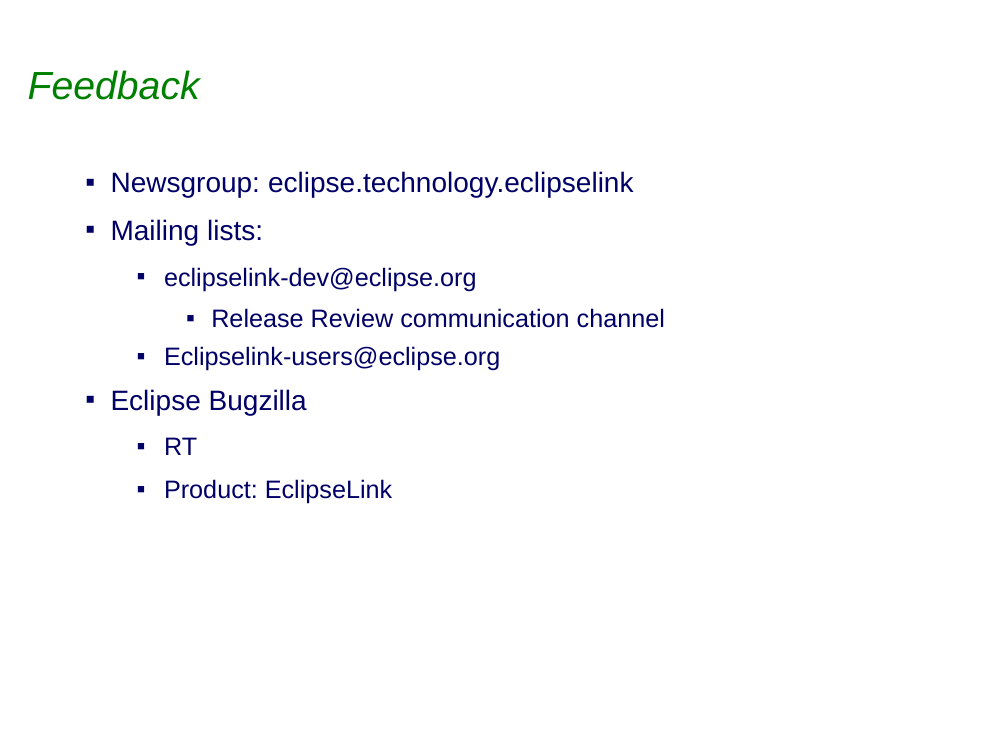
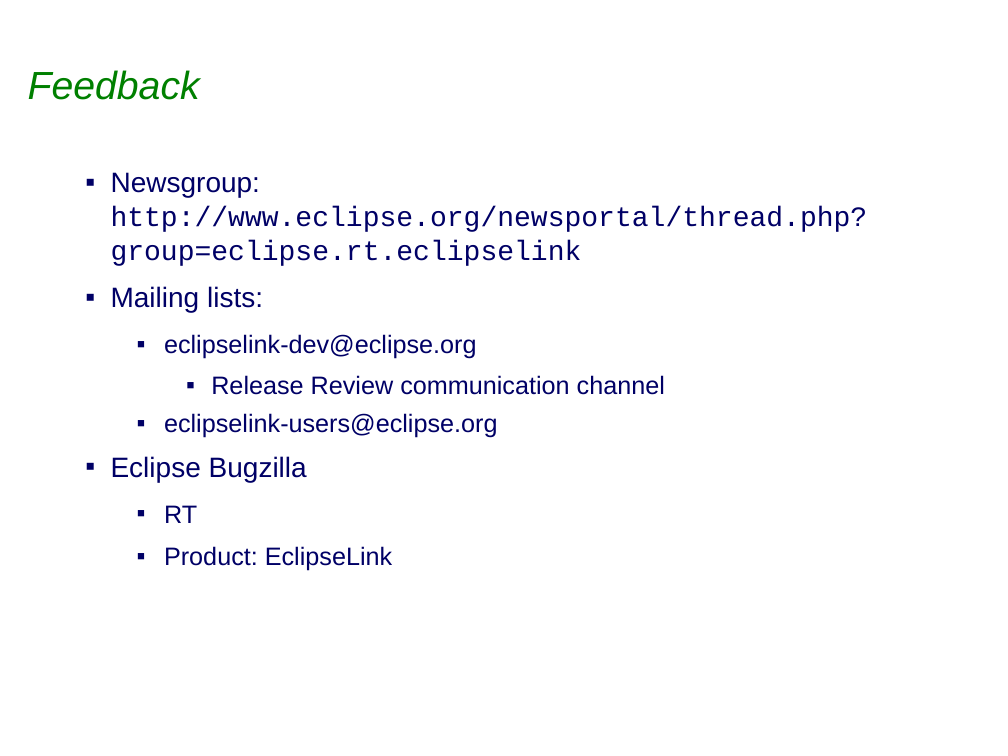
Before and after one commit to eclipse-ee4j/eclipselink, a slide deck: slide 17 of project-admin/Eclipselink_1.2.0_Release_Review.ppt (slide 18 before the commit). Drawn at 1008x756 pixels with LibreOffice and Linux fonts; fonts in the diff are those of the drawing; background and template pictures are left out. Boxes give left, top, right and bottom in pixels: in the first picture for what was removed or moved away, otherwise in the second. Text is boxed around its words. In the diff, an @@ line names an element or a change of style, - is before the commit and + after.

```diff
--- a/project-admin/Eclipselink_1.2.0_Release_Review.ppt
+++ b/project-admin/Eclipselink_1.2.0_Release_Review.ppt
@@ text at <box>111,172,868,266</box>: text changed; font Arial to Courier New @@
-▪ Newsgroup: eclipse.technology.eclipselink
+▪ Newsgroup: http://www.eclipse.org/newsportal/thread.php?group=eclipse.rt.eclipselink
@@ text at <box>164,413,497,438</box>: text changed @@
-  ▪ Eclipselink-users@eclipse.org
+  ▪ eclipselink-users@eclipse.org
```
Also in this commit, not shown: 5 other slides changed, 1 slide removed.
